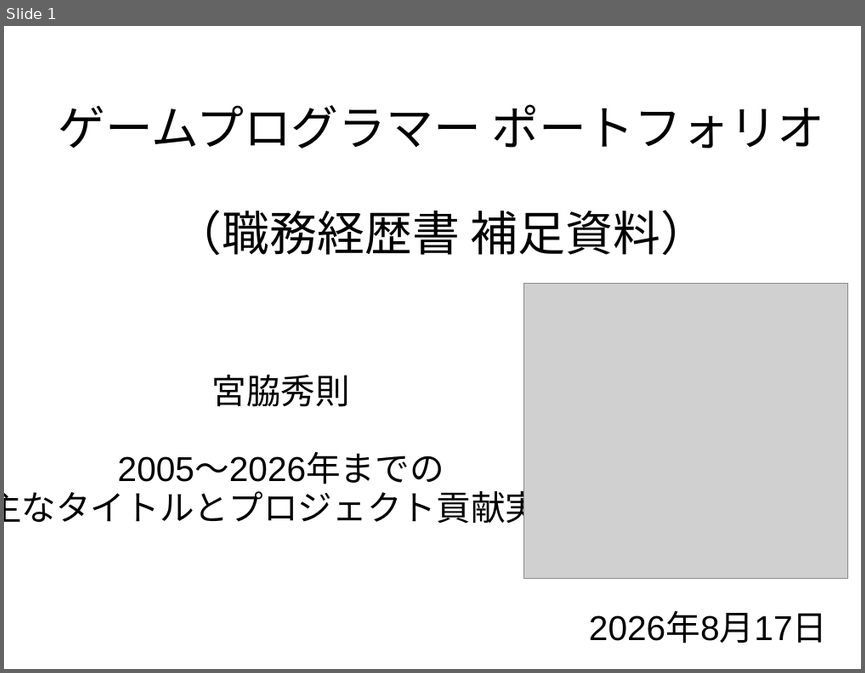
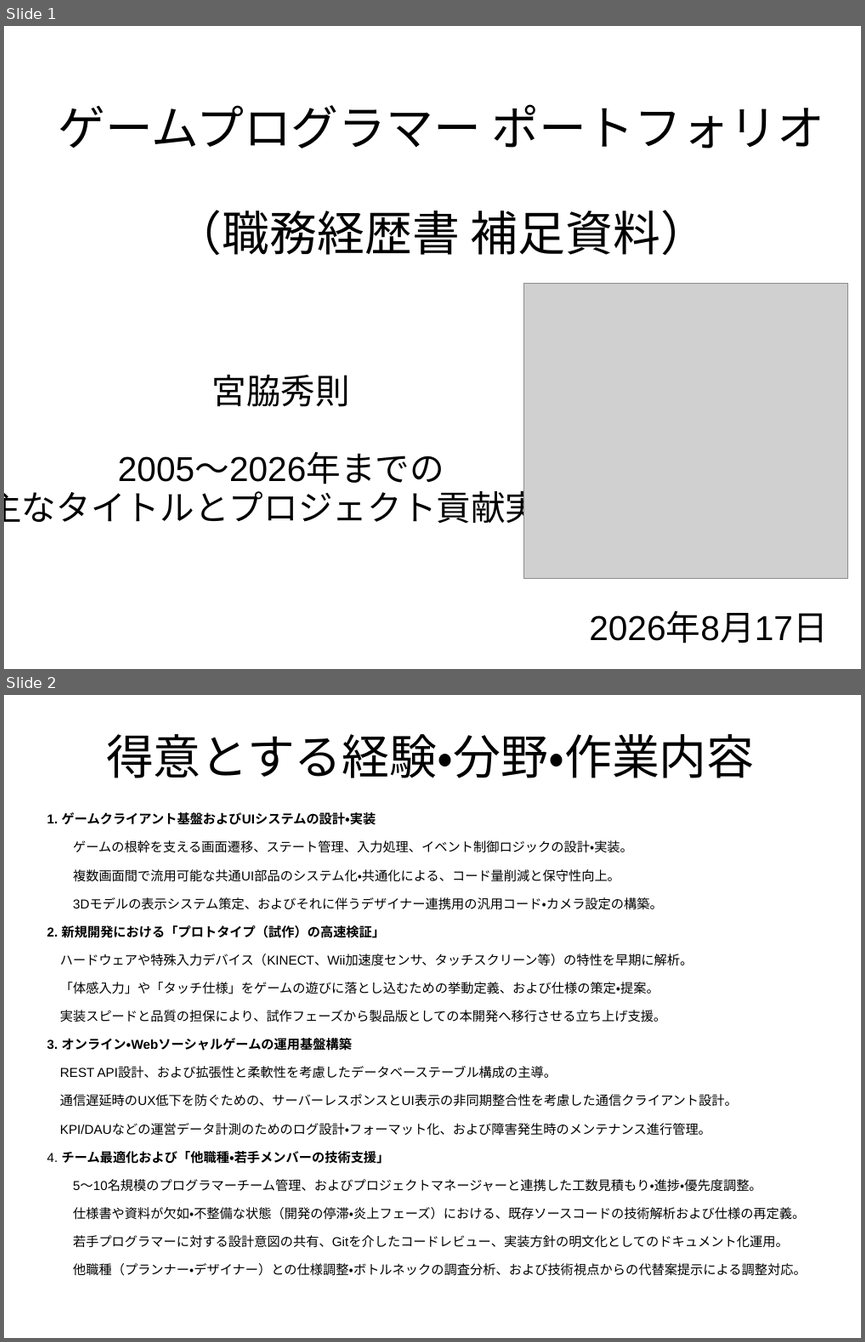
Before and after one commit to hidenorimiyawaki/recruitdata, a slide deck: ポートフォリオ - コピー.ppt. Shown one above the other, each under a label of ours: slide 1 before the commit, slides 1 and 2 after it. The pictures are 865x673 and 865x1342 pixels, drawn with LibreOffice and Linux fonts; fonts in the diff are those of the drawing; grey boxes stand for pictures. Boxes give left, top, right and bottom in pixels: in the first picture for what was removed or moved away, otherwise in the second. Text is boxed around its words. In the diff, an @@ line names an element or a change of style, - is before the commit and + after.

Commit message:
ポートフォリオ調整

```diff
--- a/ポートフォリオ - コピー.ppt
+++ b/ポートフォリオ - コピー.ppt
@@ slide 2 added at <box>4,695,861,1338</box>, background #FFFFFF @@
@@ title added at <box>106,734,755,778</box>, 44 pt, text #000000 @@
+得意とする経験・分野・作業内容
@@ text added at <box>47,812,806,1276</box>, 12 pt, text #000000 @@
+1. ゲームクライアント基盤およびUIシステムの設計・実装
+ゲームの根幹を支える画面遷移、ステート管理、入力処理、イベント制御ロジックの設計・実装。
+複数画面間で流用可能な共通UI部品のシステム化・共通化による、コード量削減と保守性向上。
+3Dモデルの表示システム策定、およびそれに伴うデザイナー連携用の汎用コード・カメラ設定の構築。
+2. 新規開発における「プロトタイプ（試作）の高速検証」
+ハードウェアや特殊入力デバイス（KINECT、Wii加速度センサ、タッチスクリーン等）の特性を早期に解析。
+「体感入力」や「タッチ仕様」をゲームの遊びに落とし込むための挙動定義、および仕様の策定・提案。
+実装スピードと品質の担保により、試作フェーズから製品版としての本開発へ移行させる立ち上げ支援。
+3. オンライン・Webソーシャルゲームの運用基盤構築
+REST API設計、および拡張性と柔軟性を考慮したデータベーステーブル構成の主導。
+通信遅延時のUX低下を防ぐための、サーバーレスポンスとUI表示の非同期整合性を考慮した通信クライアント設計。
+KPI/DAUなどの運営データ計測のためのログ設計・フォーマット化、および障害発生時のメンテナンス進行管理。
+4. チーム最適化および「他職種・若手メンバーの技術支援」
+5〜10名規模のプログラマーチーム管理、およびプロジェクトマネージャーと連携した工数見積もり・進捗・優先度調整。
+仕様書や資料が欠如・不整備な状態（開発の停滞・炎上フェーズ）における、既存ソースコードの技術解析および仕様の再定義。
+若手プログラマーに対する設計意図の共有、Gitを介したコードレビュー、実装方針の明文化としてのドキュメント化運用。
+他職種（プランナー・デザイナー）との仕様調整・ボトルネックの調査分析、および技術視点からの代替案提示による調整対応。
```
Also in this commit, not shown: 2 slides changed, 1 other file.
